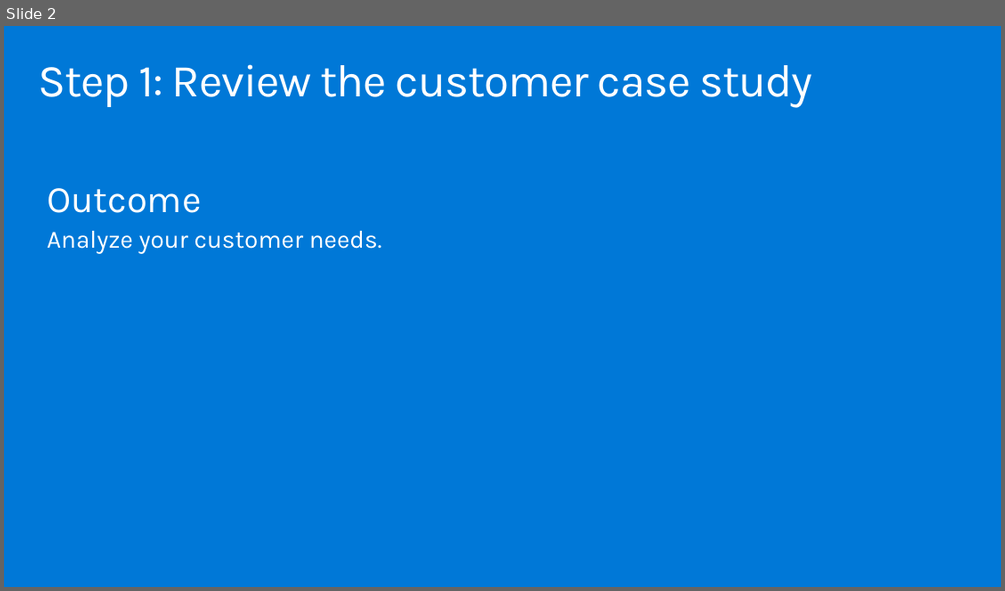
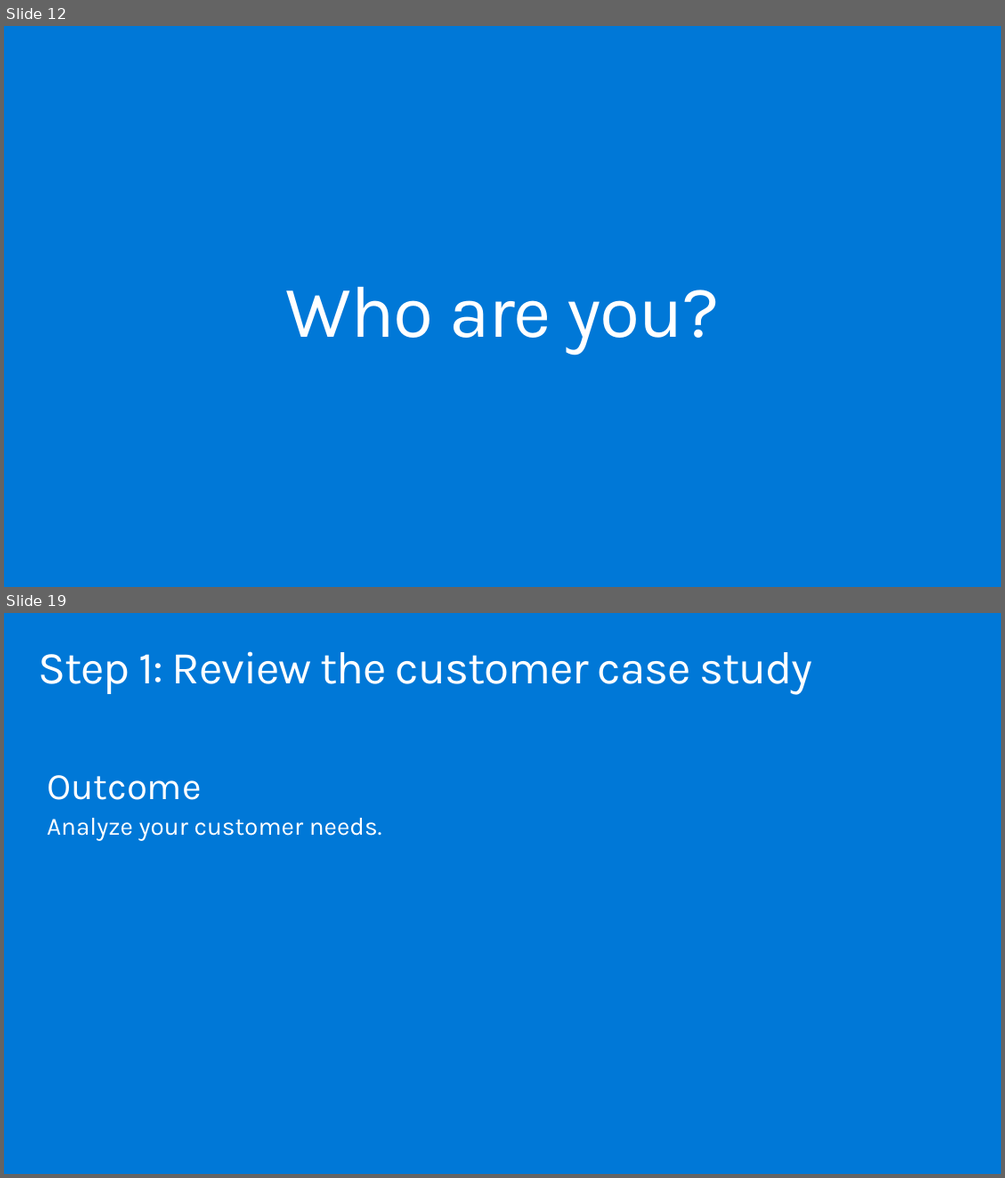
Before and after one commit to ActiveSolution/aiw-cloud-native, a slide deck: AIW Cloud Native.pptx. Shown one above the other, each under a label of ours: slide 2 before the commit, slides 12 and 19 after it; the slides between them are not shown. The pictures are 1005x591 and 1005x1178 pixels, drawn with LibreOffice and Linux fonts; fonts in the diff are those of the drawing. Boxes give left, top, right and bottom in pixels: in the first picture for what was removed or moved away, otherwise in the second. Text is boxed around its words. In the diff, an @@ line names an element or a change of style, - is before the commit and + after.

```diff
--- a/AIW Cloud Native.pptx
+++ b/AIW Cloud Native.pptx
@@ slide 12 added at [4, 26, 1001, 587], background #0078D7 @@
@@ title added at [286, 286, 719, 354], 70.6 pt, text #FFFFFF @@
+Who are you?
@@ what was slide 2 is now slide 19 @@
```
Also in this commit, not shown: 1 slide changed, 30 other slides added.
